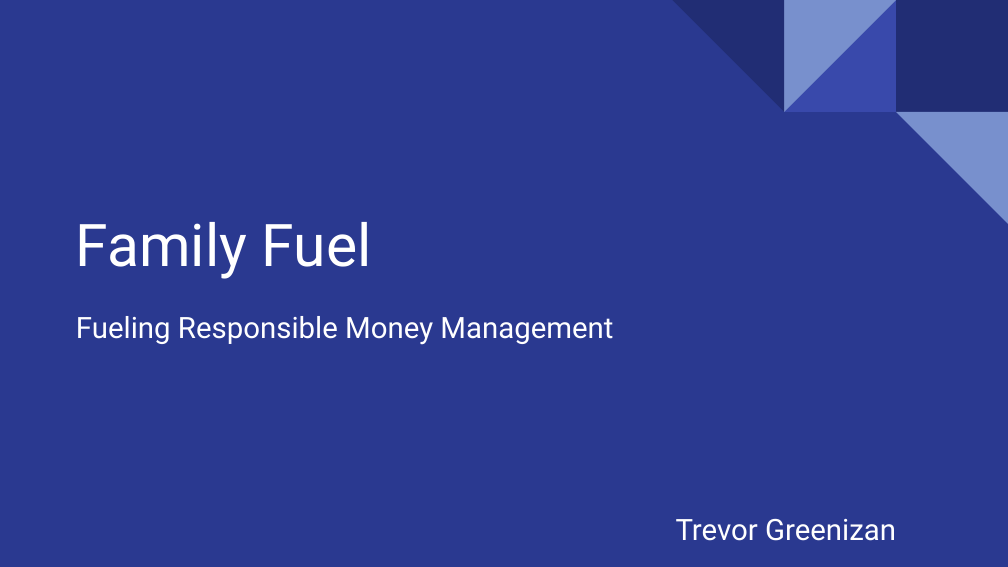
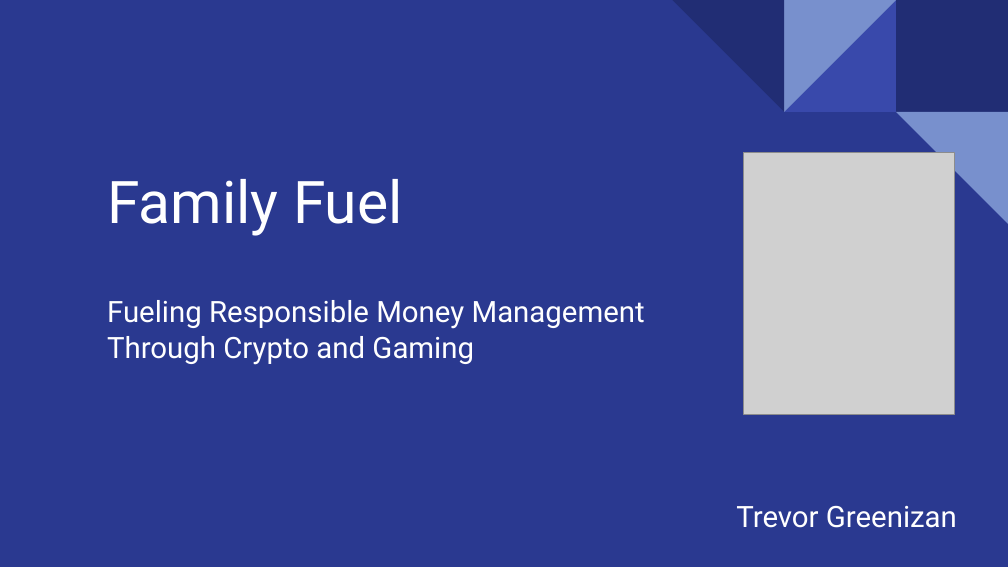
Before and after one commit to TGreenizan/Family-Fuel, a slide deck: slide 1 of Family-Fuel-presentation.odp. Drawn at 1008x567 pixels with LibreOffice and Linux fonts; fonts in the diff are those of the drawing; grey boxes stand for pictures. Boxes give left, top, right and bottom in pixels: in the first picture for what was removed or moved away, otherwise in the second. Text is boxed around its words. In the diff, an @@ line names an element or a change of style, - is before the commit and + after.

```diff
--- a/Family-Fuel-presentation.odp
+++ b/Family-Fuel-presentation.odp
@@ title "Family Fuel": place and size @@
-title "Family Fuel" at bbox=[76, 222, 372, 279]
+title "Family Fuel" at bbox=[107, 179, 403, 236]
@@ picture added at bbox=[744, 152, 955, 414] @@
@@ subtitle "Fueling Responsible Money Management": place and size @@
-subtitle "Fueling Responsible Money Management" at bbox=[76, 316, 613, 345]
+subtitle "Fueling Responsible Money Management" at bbox=[107, 300, 645, 365]
@@ subtitle at bbox=[107, 336, 474, 365]: paragraph added @@
+Through Crypto and Gaming
@@ text "Trevor Greenizan": place and size @@
-text "Trevor Greenizan" at bbox=[676, 519, 896, 541]
+text "Trevor Greenizan" at bbox=[736, 506, 957, 528]
```
Also in this commit, not shown: 3 other slides changed, 9 slides added, 2 slides removed.
